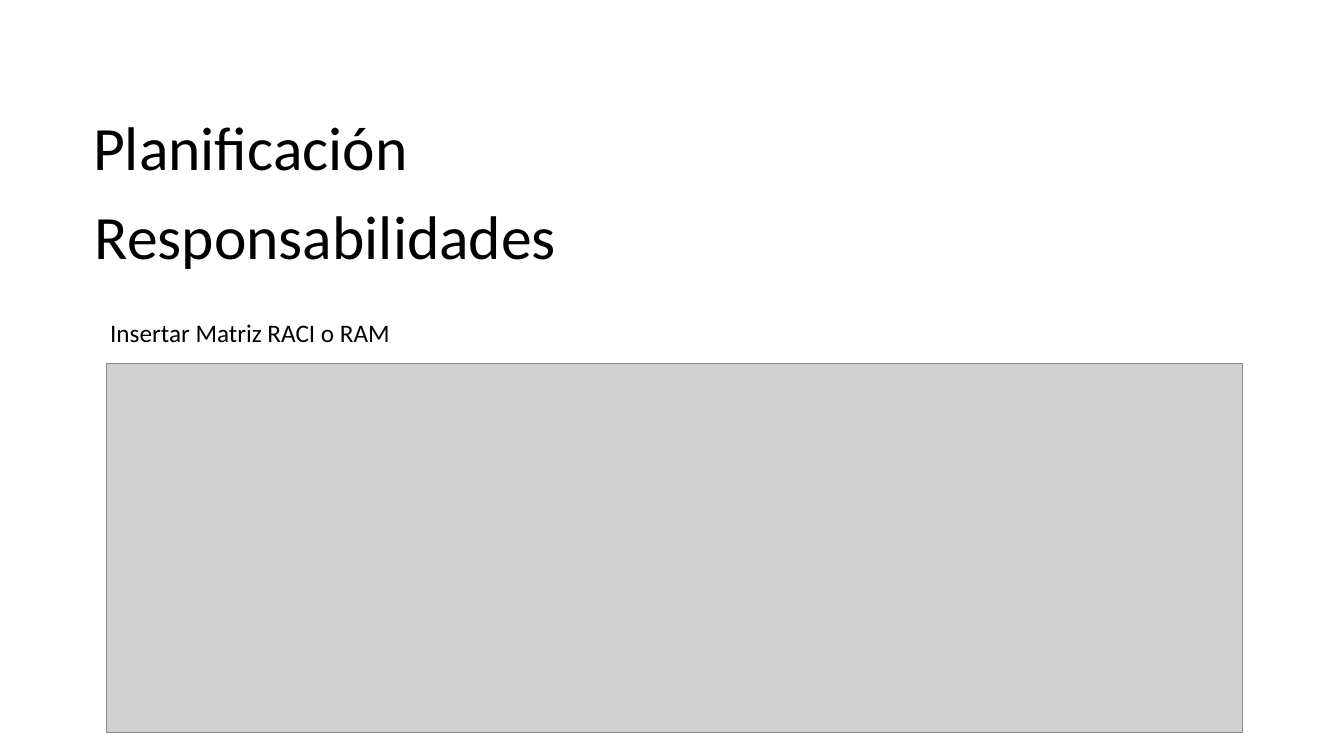
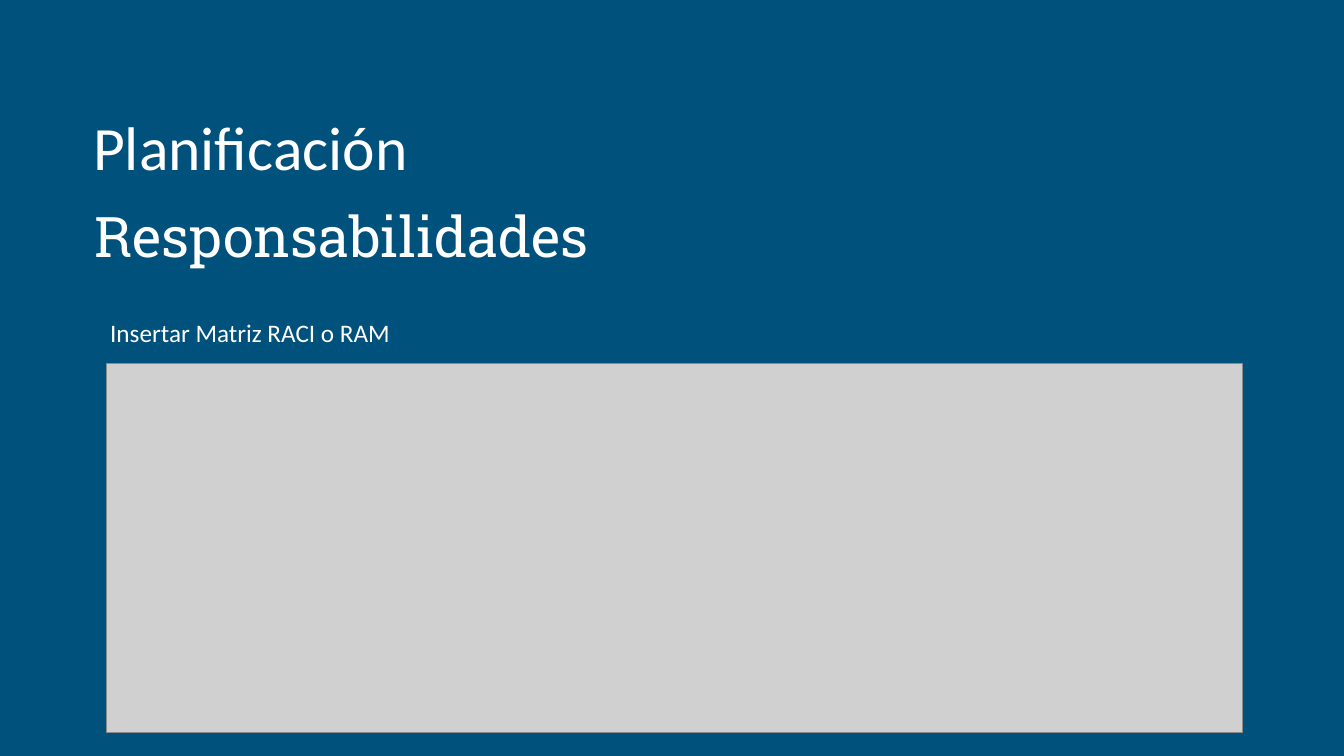
Before and after one commit to RashRiper/Proyecto-WEBNOVA, a slide deck: slide 10 of Fase_1.0/IT1-Estructura Presentación-Portafolio de Título Ing.Informática.pptx. Drawn at 1344x756 pixels with LibreOffice and Linux fonts; fonts in the diff are those of the drawing; grey boxes stand for pictures; background and template pictures are left out. Boxes give left, top, right and bottom in pixels: in the first picture for what was removed or moved away, otherwise in the second. Text is boxed around its words. In the diff, an @@ line names an element or a change of style, - is before the commit and + after.

```diff
--- a/Fase_1.0/IT1-Estructura Presentación-Portafolio de Título Ing.Informática.pptx
+++ b/Fase_1.0/IT1-Estructura Presentación-Portafolio de Título Ing.Informática.pptx
@@ background picture (left out) to #00517C @@
@@ text "Planificación" at bbox=[93, 127, 407, 171]: text colour #000000 to #FFFFFF @@
@@ title "Responsabilidades" at bbox=[95, 214, 589, 269]: size 44 to 40 pt, font Calibri to Roboto Slab, text colour #000000 to #FFFFFF @@
@@ text "Insertar Matriz RACI o RAM" at bbox=[110, 324, 390, 343]: text colour #000000 to #FFFFFF @@
```
Also in this commit, not shown: 11 other slides changed, 1 slide added, 1 slide removed, 7 other files.
